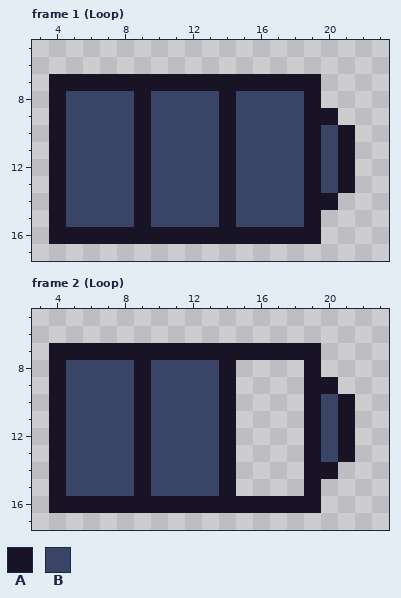
Two versions of one pixel-art file, Assets/HUD/Battery.ase. The first picture shows the starting point.
24x24 pixels, 4 frames. Shown: frame 1 (Loop): x 3..23, y 5..17; frame 2 (Loop): x 3..23, y 5..17. The commit also changed other frames, which this record leaves out.
Palette (. is transparent): A #181425  B #3a4466
Pixels before, frame 1 (Loop), first column x 4:
 7 AAAAAAAAAAAAAAAA..
 8 ABBBBABBBBABBBBA..
 9 ABBBBABBBBABBBBAA.
10 ABBBBABBBBABBBBABA
11 ABBBBABBBBABBBBABA
12 ABBBBABBBBABBBBABA
13 ABBBBABBBBABBBBABA
14 ABBBBABBBBABBBBAA.
15 ABBBBABBBBABBBBA..
16 AAAAAAAAAAAAAAAA..
Pixels before, frame 2 (Loop), first column x 4:
 7 AAAAAAAAAAAAAAAA..
 8 ABBBBABBBBA....A..
 9 ABBBBABBBBA....AA.
10 ABBBBABBBBA....ABA
11 ABBBBABBBBA....ABA
12 ABBBBABBBBA....ABA
13 ABBBBABBBBA....ABA
14 ABBBBABBBBA....AA.
15 ABBBBABBBBA....A..
16 AAAAAAAAAAAAAAAA..
The result:
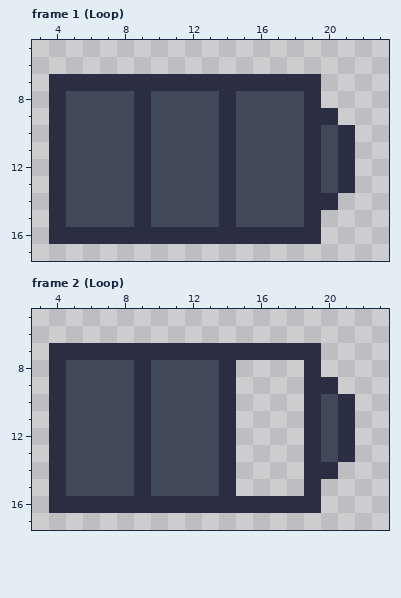
Change:
colour A: #181425 -> #2b2e42
colour B: #3a4466 -> #414859
